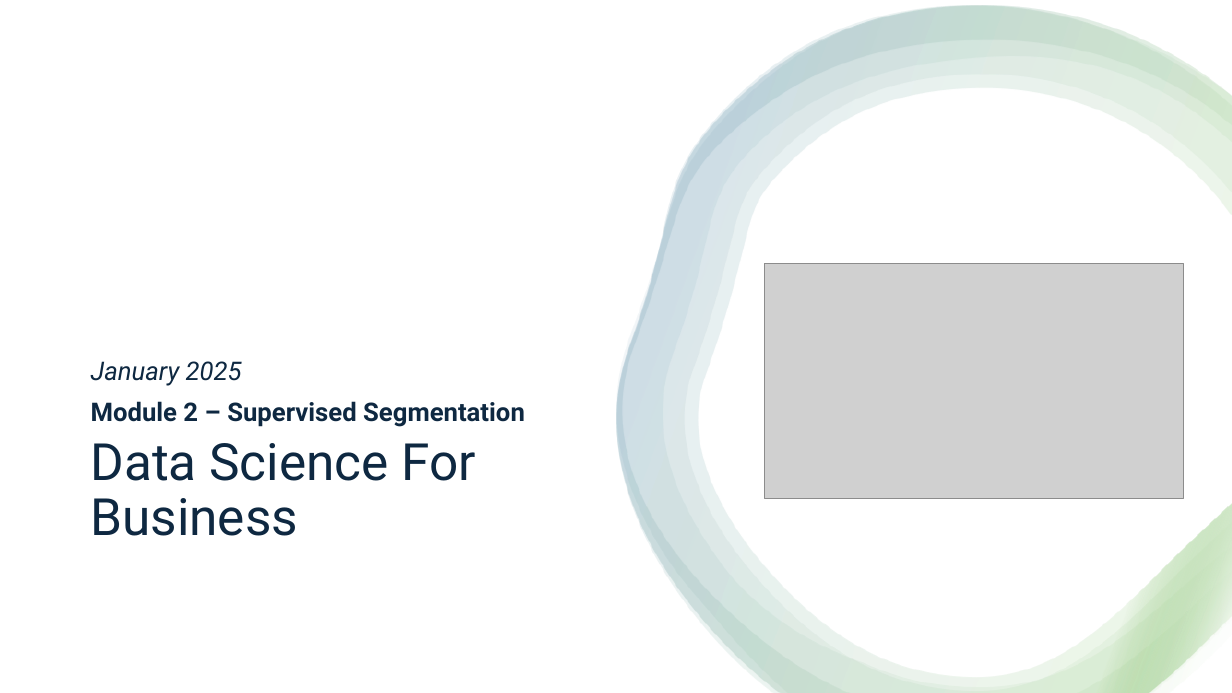
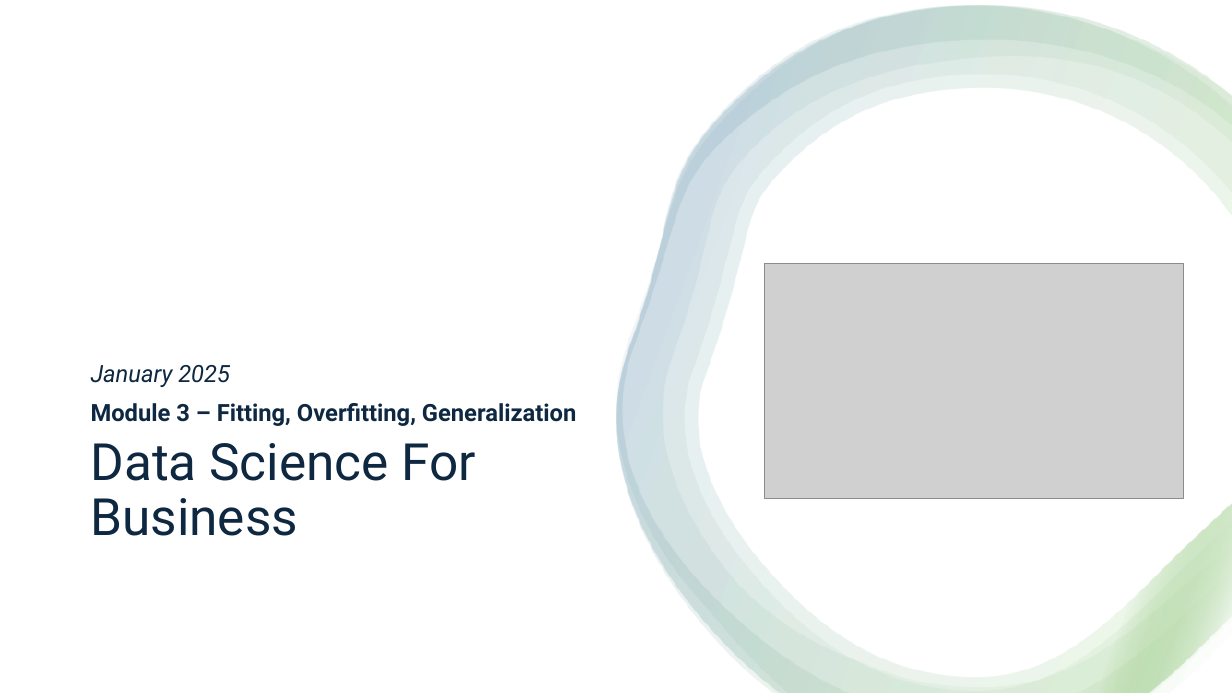
Before and after one commit to connordouglas10/DS-Tech-2025January, a slide deck: slide 1 of Modules/Module3/Slides 3.pptx. Drawn at 1232x693 pixels with LibreOffice and Linux fonts; fonts in the diff are those of the drawing; grey boxes stand for pictures. Boxes give left, top, right and bottom in pixels: in the first picture for what was removed or moved away, otherwise in the second. Text is boxed around its words. In the diff, an @@ line names an element or a change of style, - is before the commit and + after.

```diff
--- a/Modules/Module3/Slides 3.pptx
+++ b/Modules/Module3/Slides 3.pptx
@@ subtitle at box(91, 365, 230, 387): size 20 to 18.5 pt in "January 2025" @@
@@ subtitle at box(91, 403, 577, 426): text changed; size 20 to 18.5 pt @@
-Module 2 – Supervised Segmentation
+Module 3 – Fitting, Overfitting, Generalization
```
Also in this commit, not shown: 8 other slides changed, 50 slides added, 18 slides removed, 4 other files.
